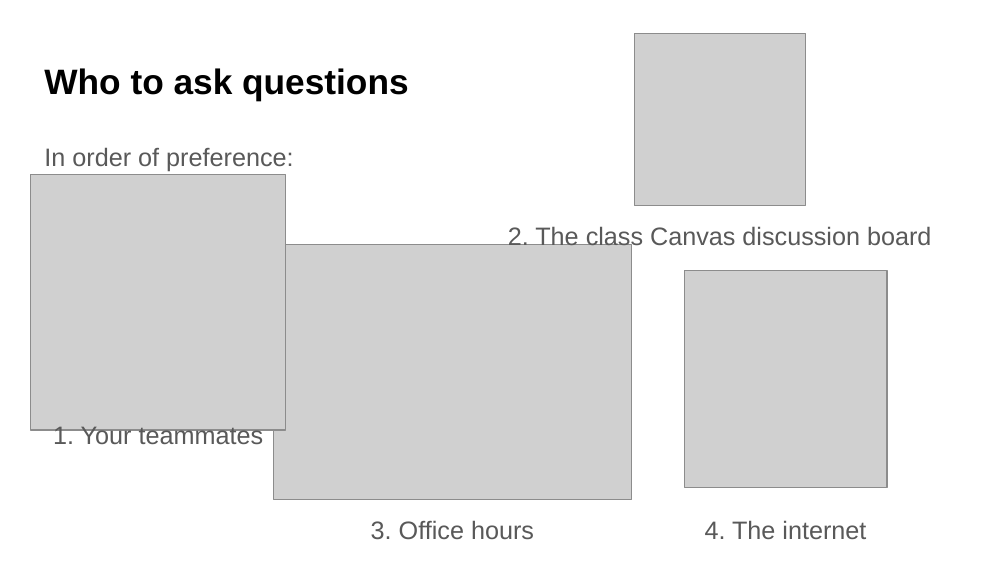
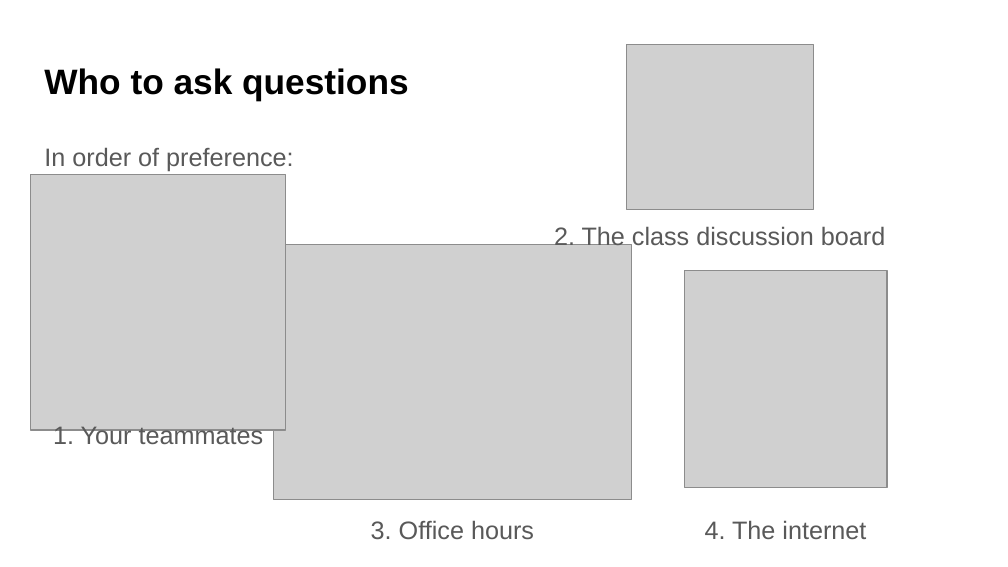
Before and after one commit to UWDATA515/lecture-materials, a slide deck: slide 4 of 01/DATA515_01_AskingQuestions.pptx. Drawn at 1008x567 pixels with LibreOffice and Linux fonts; fonts in the diff are those of the drawing; grey boxes stand for pictures; background and template pictures are left out. Boxes give left, top, right and bottom in pixels: in the first picture for what was removed or moved away, otherwise in the second. Text is boxed around its words. In the diff, an @@ line names an element or a change of style, - is before the commit and + after.

```diff
--- a/01/DATA515_01_AskingQuestions.pptx
+++ b/01/DATA515_01_AskingQuestions.pptx
@@ picture: place and size @@
-picture at box(634, 33, 805, 206)
+picture at box(626, 44, 813, 210)
@@ text at box(554, 225, 885, 251): text changed @@
-2. The class Canvas discussion board
+2. The class discussion board
```
Also in this commit, not shown: 1 other slide changed, 4 other files.
